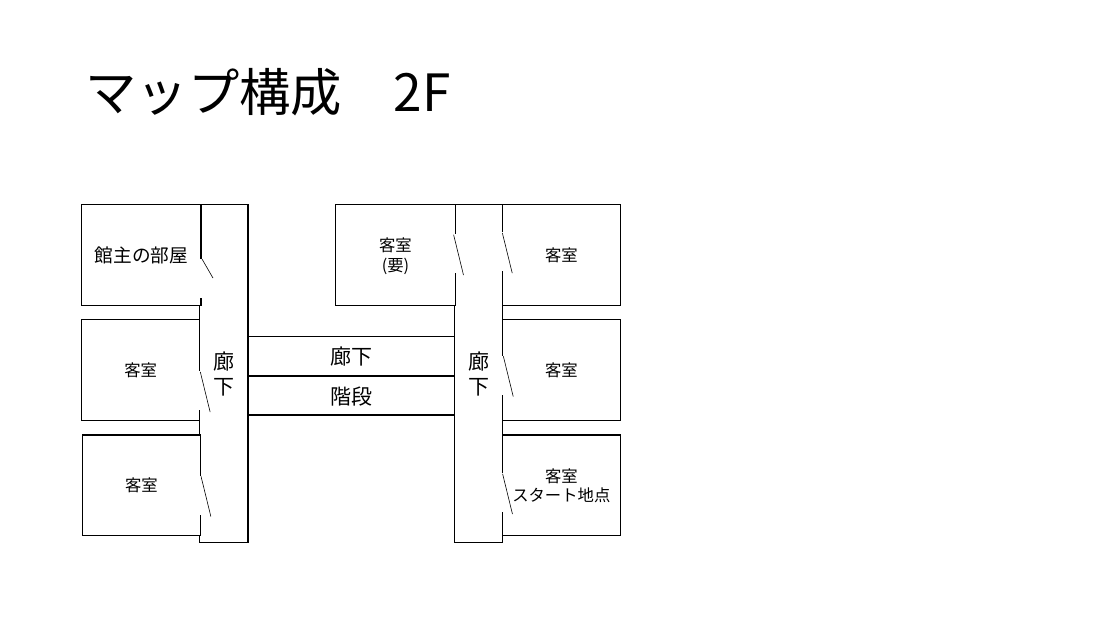
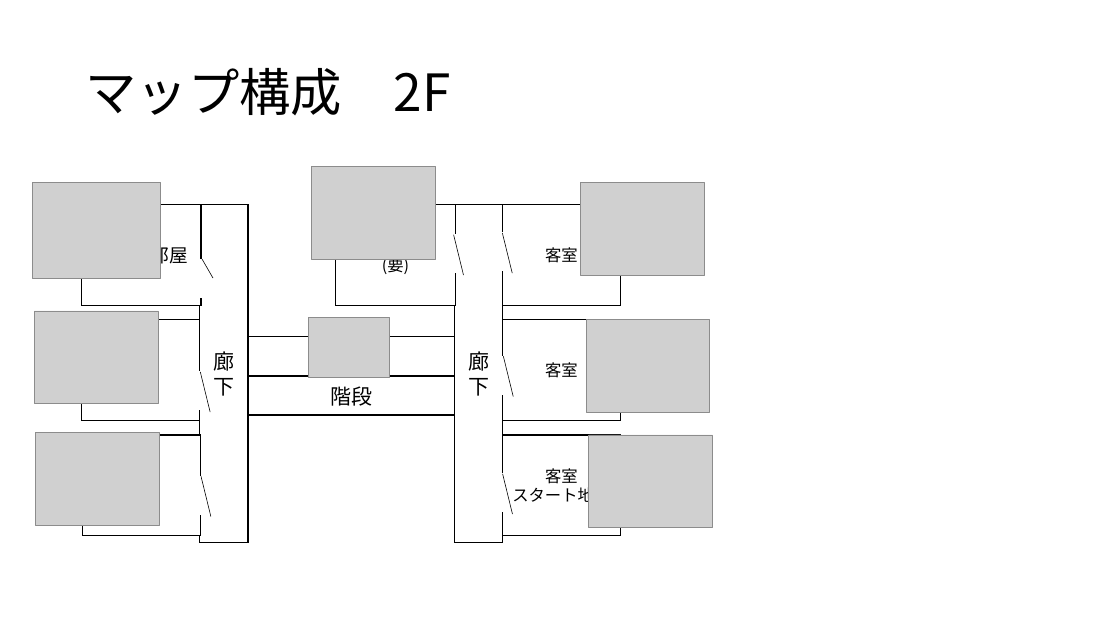
Before and after one commit to sumogri/ExitWith, a slide deck: slide 11 of Unity1week企画.pptx. Drawn at 1120x630 pixels with LibreOffice and Linux fonts; fonts in the diff are those of the drawing; grey boxes stand for pictures. Boxes give left, top, right and bottom in pixels: in the first picture for what was removed or moved away, otherwise in the second. Text is boxed around its words. In the diff, an @@ line names an element or a change of style, - is before the commit and + after.

```diff
--- a/Unity1week企画.pptx
+++ b/Unity1week企画.pptx
@@ picture added at box(312, 166, 435, 260) @@
@@ picture added at box(32, 182, 160, 279) @@
@@ picture added at box(581, 182, 704, 276) @@
@@ picture added at box(34, 311, 158, 404) @@
@@ picture added at box(308, 317, 390, 377) @@
@@ picture added at box(586, 319, 710, 413) @@
@@ text in rectangle at box(330, 346, 372, 366): text removed @@
-廊下
@@ text in rectangle at box(124, 362, 157, 378): text removed @@
-客室
@@ picture added at box(36, 433, 160, 526) @@
@@ picture added at box(589, 435, 712, 528) @@
@@ text in rectangle at box(125, 477, 158, 493): text removed @@
-客室
```
Also in this commit, not shown: 2 other slides changed, 29 other files.
